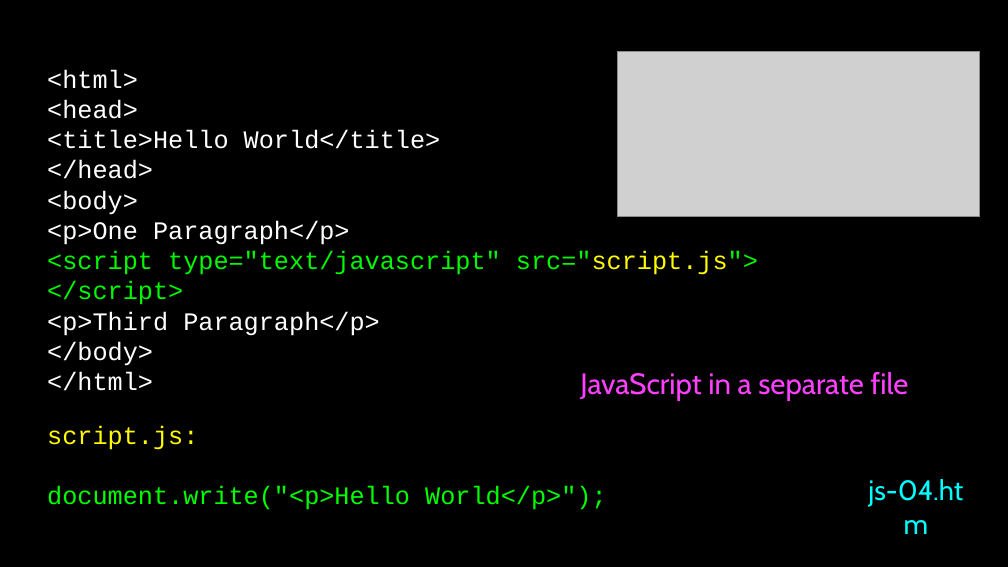
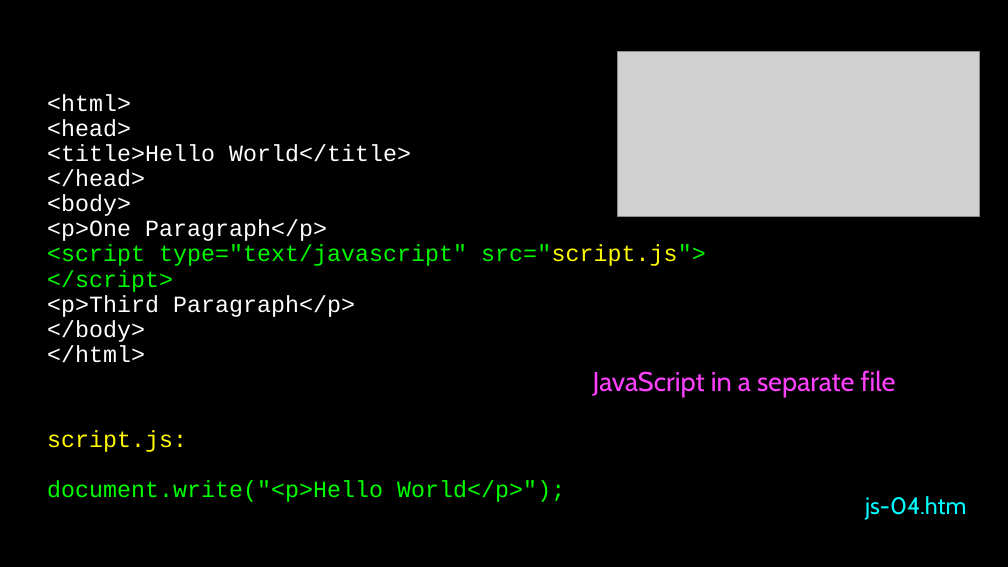
Before and after one commit to csev/wa4e, a slide deck: slide 9 of lectures/JS-01-JavaScript.ppt. Drawn at 1008x567 pixels with LibreOffice and Linux fonts; fonts in the diff are those of the drawing; grey boxes stand for pictures. Boxes give left, top, right and bottom in pixels: in the first picture for what was removed or moved away, otherwise in the second. Text is boxed around its words. In the diff, an @@ line names an element or a change of style, - is before the commit and + after.

```diff
--- a/lectures/JS-01-JavaScript.ppt
+++ b/lectures/JS-01-JavaScript.ppt
@@ free "<html>" at bbox=[44, 66, 1008, 392]: size 18 to 16.6 pt; line spacing 1 to 0.9 @@
@@ free "JavaScript in a separate file" at bbox=[572, 345, 918, 420]: size 21 to 19.4 pt; line spacing 1 to 0.9 @@
@@ free "script.js:" at bbox=[44, 418, 1008, 512]: size 18 to 16.6 pt; line spacing 1 to 0.9 @@
@@ free "js-04.htm" at bbox=[856, 486, 975, 527]: size 20 to 17 pt; line spacing 1 to 0.9 @@
```
Also in this commit, not shown: 20 other slides changed, 4 other files.
